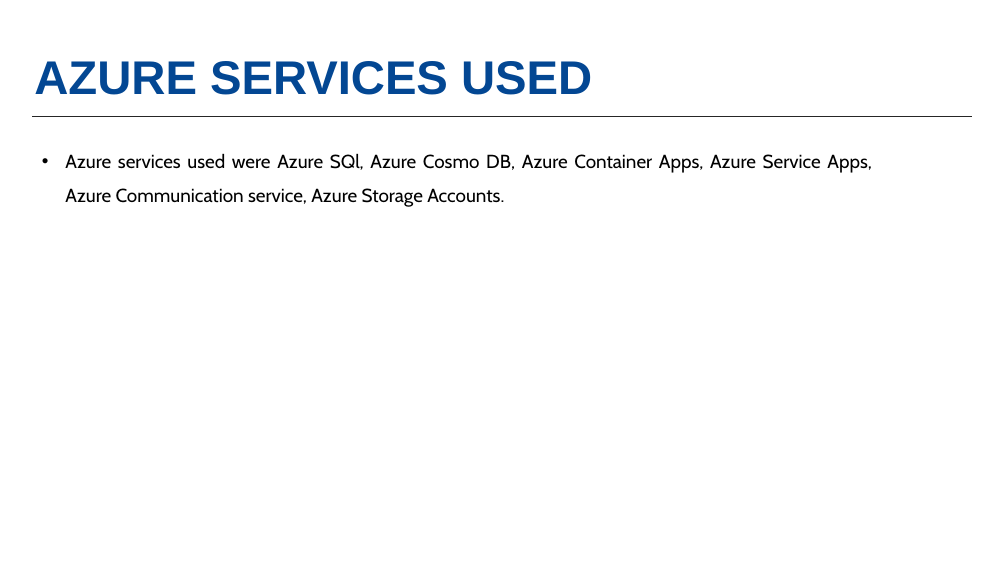
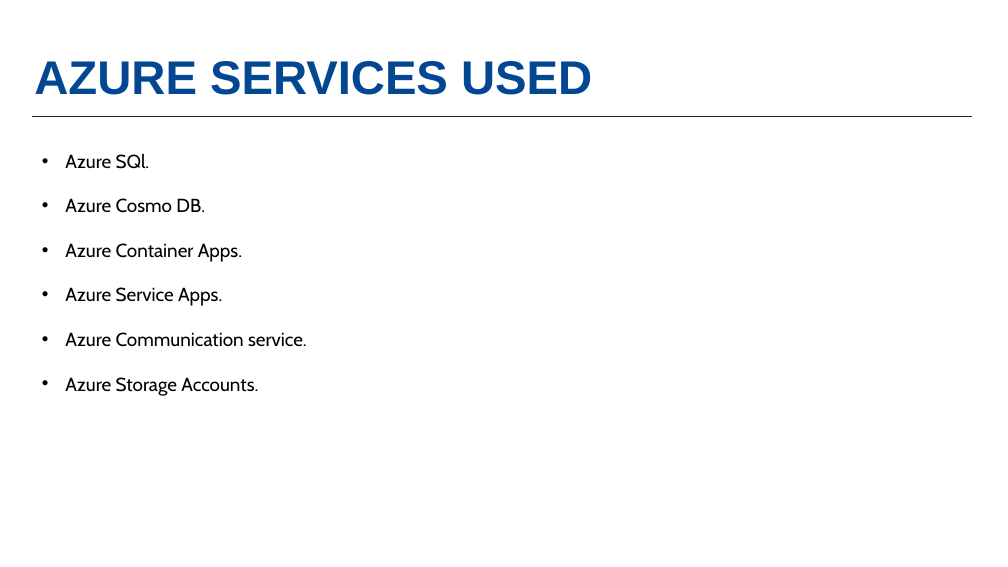
Before and after one commit to shreeya20desai/An-Automated-System-For-Local-GPs, a slide deck: slide 12 of docs/5_presentation/sdd13_presentation.pptx. Drawn at 1008x567 pixels with LibreOffice and Linux fonts; fonts in the diff are those of the drawing. Boxes give left, top, right and bottom in pixels: in the first picture for what was removed or moved away, otherwise in the second. Text is boxed around its words. In the diff, an @@ line names an element or a change of style, - is before the commit and + after.

Commit message:
Updated Presentation

```diff
--- a/docs/5_presentation/sdd13_presentation.pptx
+++ b/docs/5_presentation/sdd13_presentation.pptx
@@ text at (65, 154, 307, 396): text changed @@
-• Azure services used were Azure SQl, Azure Cosmo DB, Azure Container Apps, Azure Service Apps, Azure Communication service, Azure Storage Accounts.
+• Azure SQl.
+• Azure Cosmo DB.
+• Azure Container Apps.
+• Azure Service Apps.
+• Azure Communication service.
+• Azure Storage Accounts.
```
Also in this commit, not shown: 1 other slide changed.
